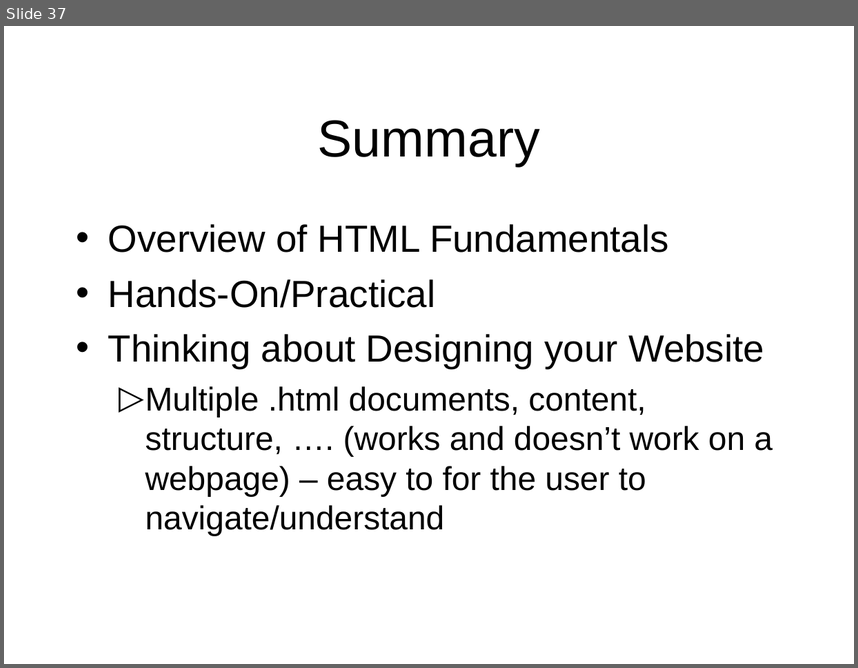
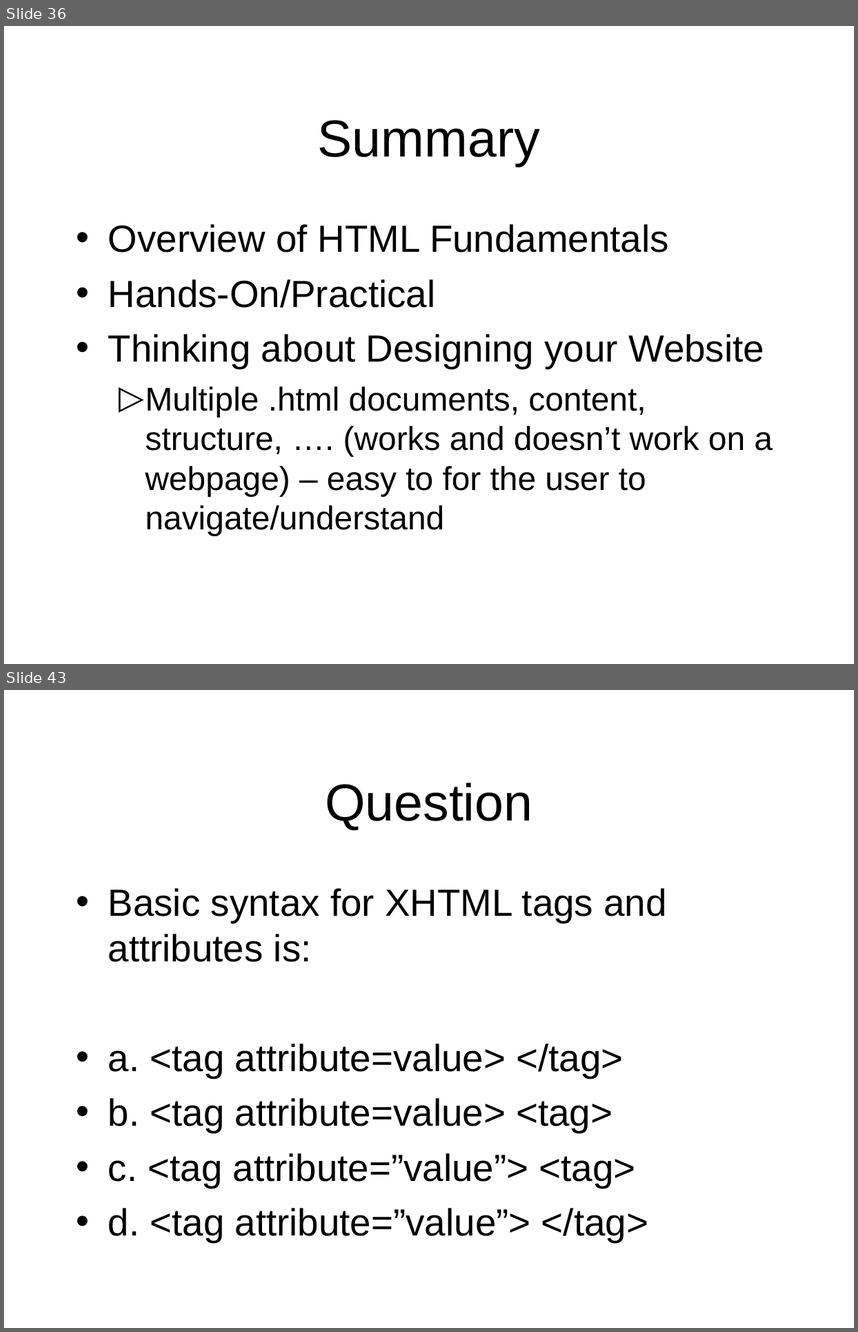
Before and after one commit to octaviordz/zjnu2017.github.io, a slide deck: WAD/lectures/020--HTML.Fundamentals.ppt. Shown one above the other, each under a label of ours: slide 37 before the commit, slides 36 and 43 after it; the slides between them are not shown. The pictures are 858x668 and 858x1332 pixels, drawn with LibreOffice and Linux fonts; fonts in the diff are those of the drawing. Boxes give left, top, right and bottom in pixels: in the first picture for what was removed or moved away, otherwise in the second. Text is boxed around its words. In the diff, an @@ line names an element or a change of style, - is before the commit and + after.

Commit message:
Quiz questions

```diff
--- a/WAD/lectures/020--HTML.Fundamentals.ppt
+++ b/WAD/lectures/020--HTML.Fundamentals.ppt
@@ slide 43 added at [4, 690, 854, 1328], background #FFFFFF @@
@@ title added at [325, 782, 533, 830], 44 pt, text #000000 @@
+Question
@@ text added at [108, 888, 666, 1242], 32 pt, text #000000 @@
+• Basic syntax for XHTML tags and attributes is:
+• a. <tag attribute=value> </tag>
+• b. <tag attribute=value> <tag>
+• c. <tag attribute=”value”> <tag>
+• d. <tag attribute=”value”> </tag>
@@ what was slide 37 is now slide 36 @@
```
Also in this commit, not shown: 7 slides changed, 36 other slides added, 1 slide removed, 1 other file.
